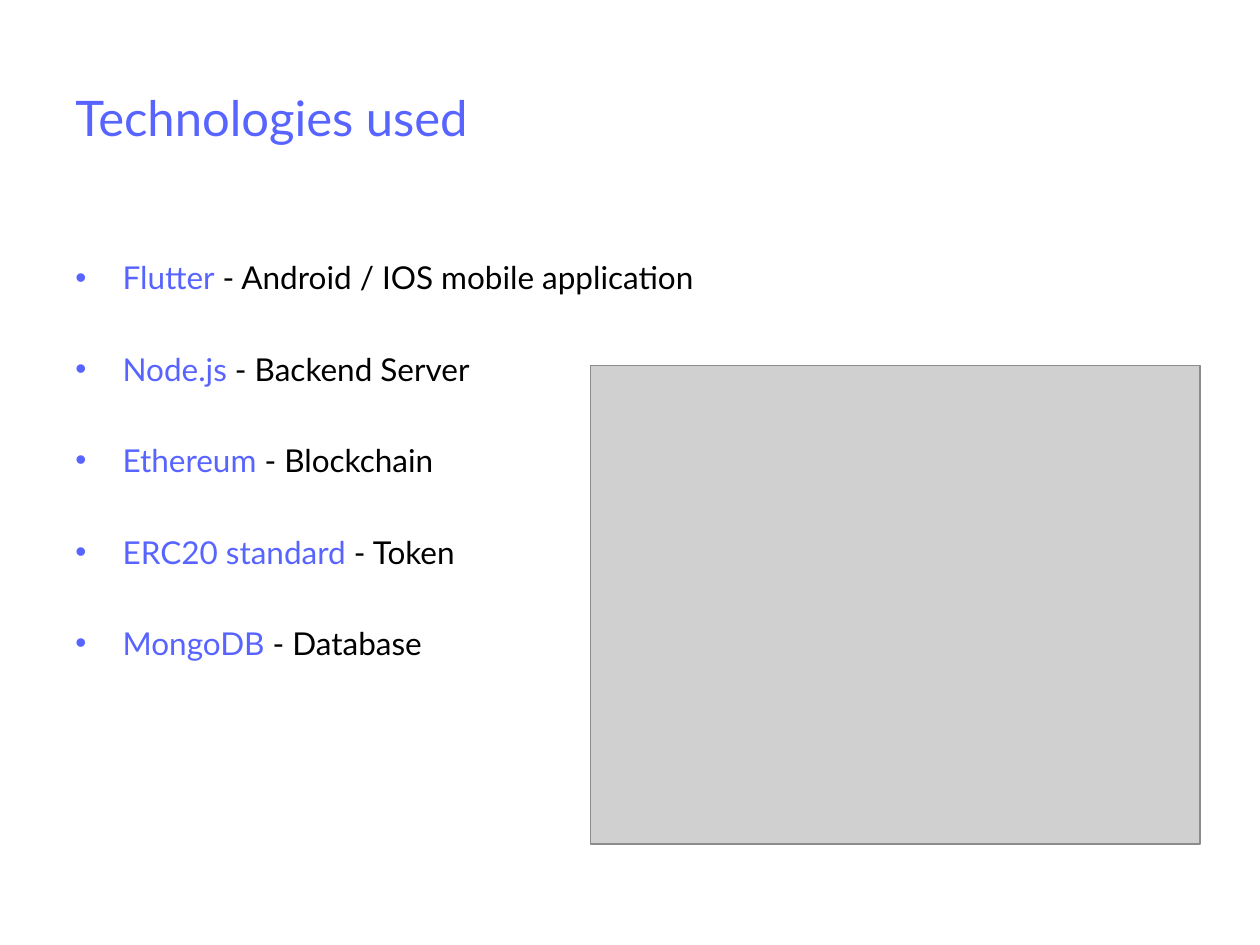
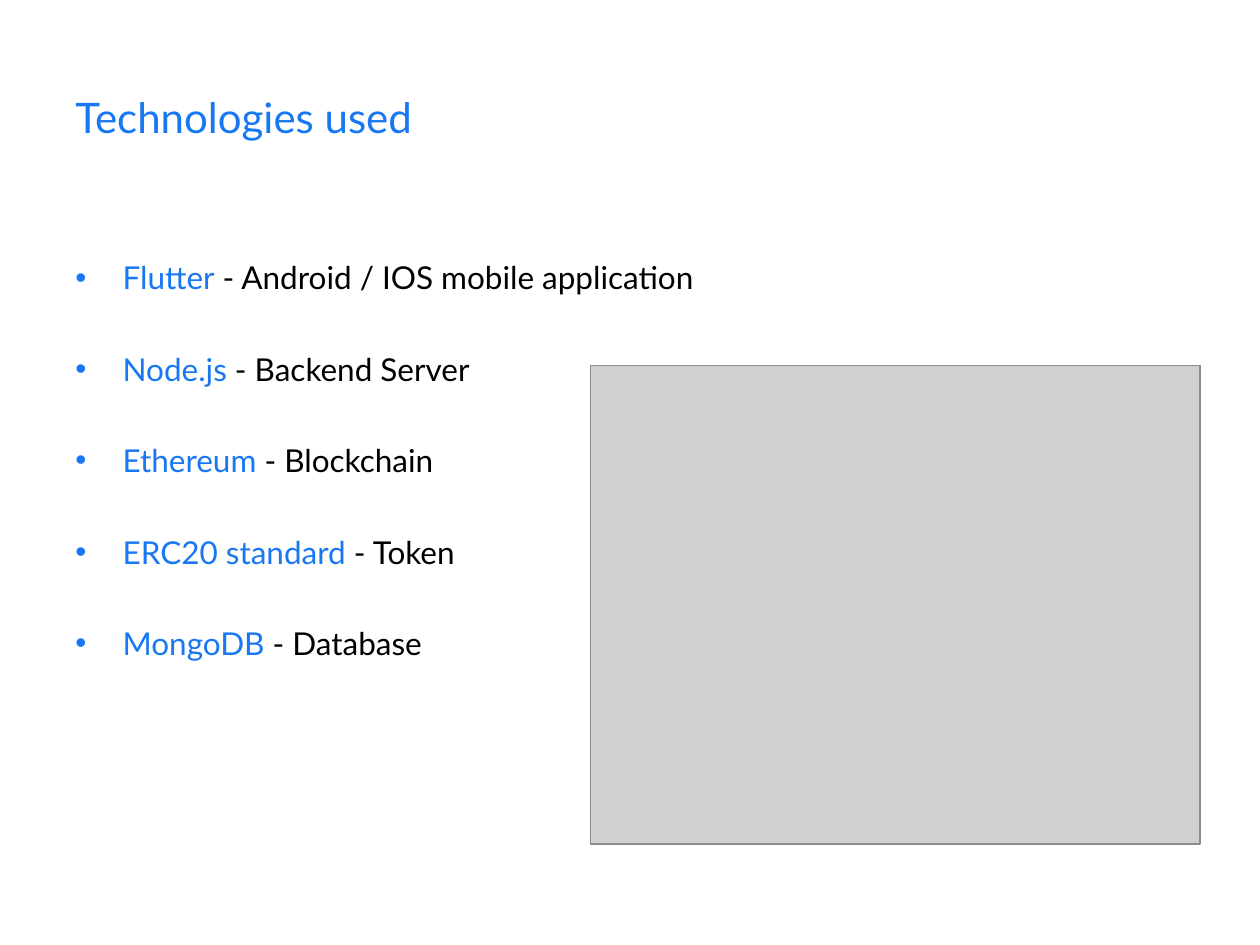
Before and after one commit to sagarparker/Collective, a slide deck: slide 5 of assets/CollectivePitchDeck.ppt (slide 6 before the commit). Drawn at 1260x945 pixels with LibreOffice and Linux fonts; fonts in the diff are those of the drawing; grey boxes stand for pictures. Boxes give left, top, right and bottom in pixels: in the first picture for what was removed or moved away, otherwise in the second. Text is boxed around its words. In the diff, an @@ line names an element or a change of style, - is before the commit and + after.

```diff
--- a/assets/CollectivePitchDeck.ppt
+++ b/assets/CollectivePitchDeck.ppt
@@ title "Technologies used" at (75,102,412,141): size 28 to 24 pt, text colour #5864FF to #1877F2 @@
@@ text "Flutter - Android / IOS ..." at (123,265,693,661): text colour #5864FF to #1877F2 in "Flutter", "Node.js", "Ethereum", "ERC20 standard" and 1 more places; bullet colour #5864FF to #1877F2 @@
```
Also in this commit, not shown: 3 other slides changed, 3 slides added, 3 slides removed, 2 other files.
